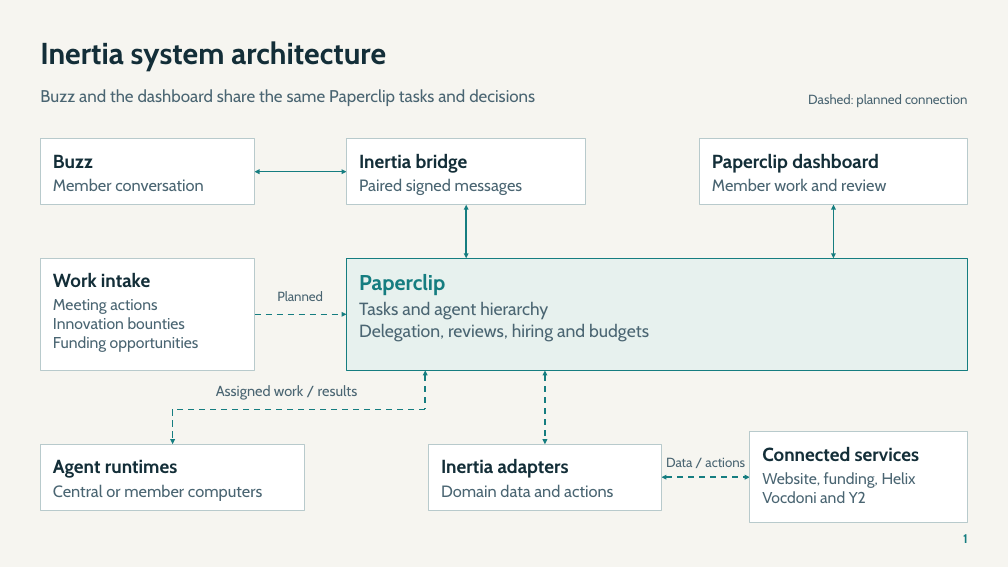
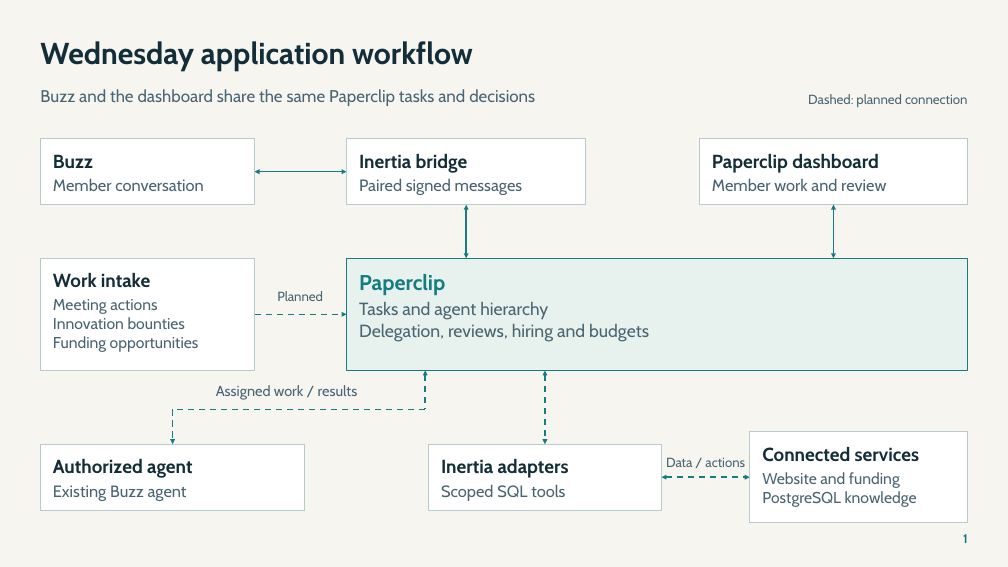
Before and after one commit to NetRxn/Inertia, a slide deck: slide 1 of Inertia-Architecture.pptx. Drawn at 1008x567 pixels with LibreOffice and Linux fonts; fonts in the diff are those of the drawing. Boxes give left, top, right and bottom in pixels: in the first picture for what was removed or moved away, otherwise in the second. Text is boxed around its words. In the diff, an @@ line names an element or a change of style, - is before the commit and + after.

Commit message:
docs: synchronize current member and Wednesday handoff contracts

```diff
--- a/Inertia-Architecture.pptx
+++ b/Inertia-Architecture.pptx
@@ text at [40, 41, 473, 71]: text changed @@
-Inertia system architecture
+Wednesday application workflow
@@ text at [53, 459, 192, 478]: text changed @@
-Agent runtimes
+Authorized agent
@@ text at [762, 472, 917, 507]: text changed @@
-Website, funding, Helix
-Vocdoni and Y2
+Website and funding
+PostgreSQL knowledge
@@ text at [53, 485, 187, 501]: text changed @@
-Central or member computers
+Existing Buzz agent
@@ text at [441, 484, 565, 501]: text changed @@
-Domain data and actions
+Scoped SQL tools
```
Also in this commit, not shown: 8 other slides changed, 22 other files.
